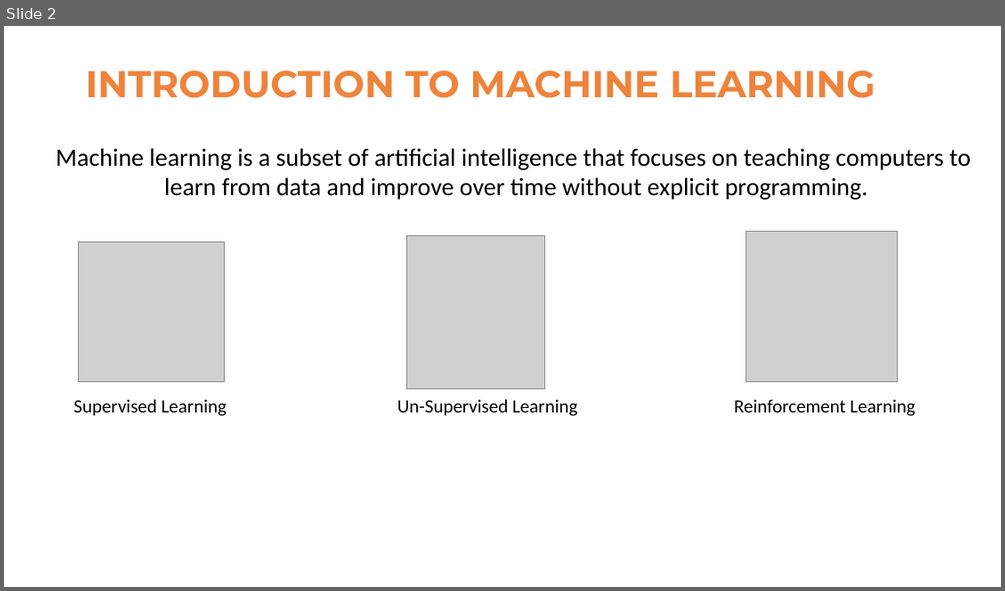
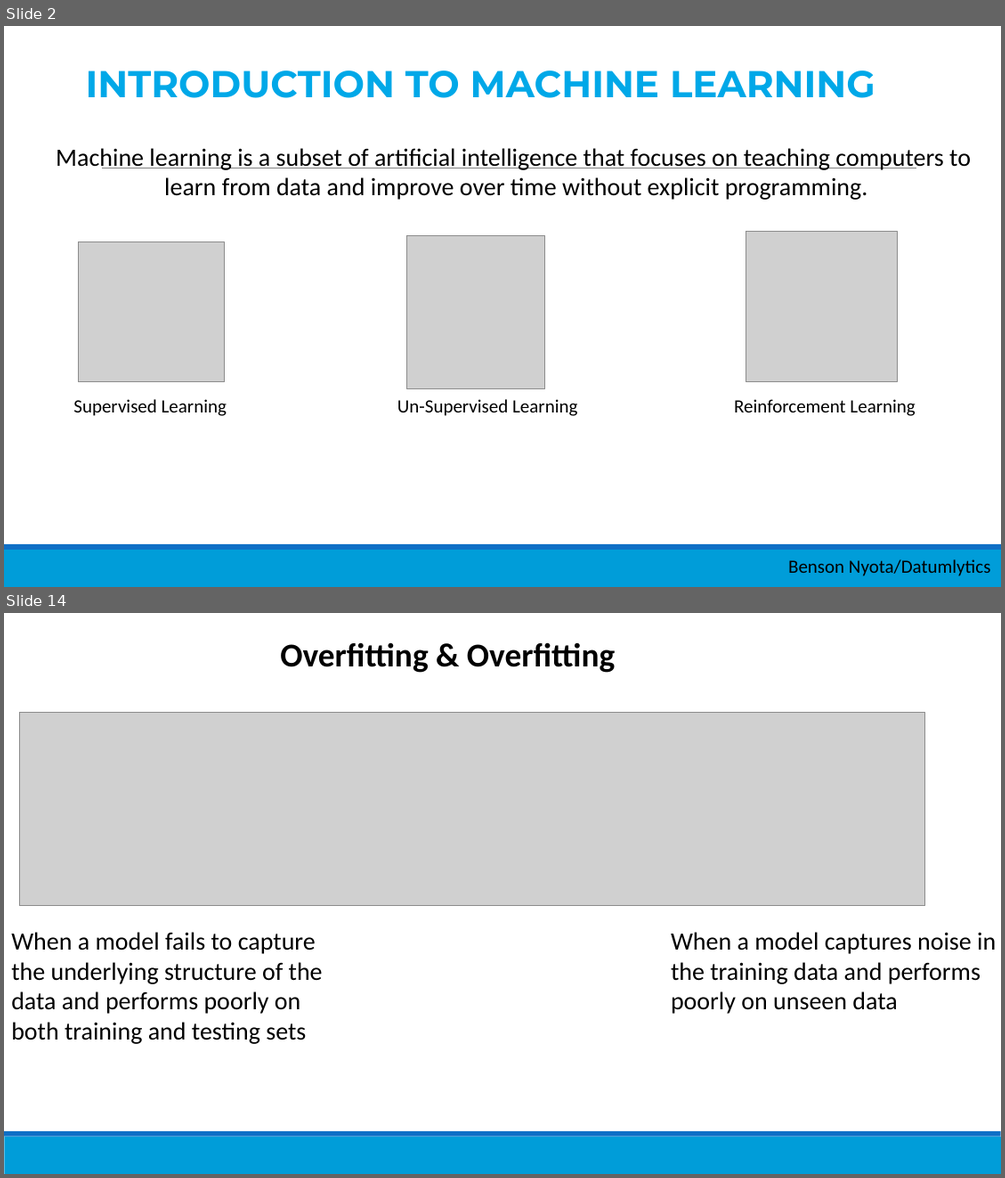
Before and after one commit to Nyotabenson/March24_Resources, a slide deck: 21_Intro... Machine Learning/Introduction_to_ML.pptx. Shown one above the other, each under a label of ours: slide 2 before the commit, slides 2 and 14 after it; the slides between them are not shown. The pictures are 1005x591 and 1005x1178 pixels, drawn with LibreOffice and Linux fonts; fonts in the diff are those of the drawing; grey boxes stand for pictures. Boxes give left, top, right and bottom in pixels: in the first picture for what was removed or moved away, otherwise in the second. Text is boxed around its words. In the diff, an @@ line names an element or a change of style, - is before the commit and + after.

```diff
--- a/21_Intro... Machine Learning/Introduction_to_ML.pptx
+++ b/21_Intro... Machine Learning/Introduction_to_ML.pptx
@@ slide 14 added at [4, 613, 1001, 1174], background #FFFFFF; not listed: 2 template elements that a slide beside it also shows @@
@@ text added at [280, 642, 615, 673], 32 pt, text #000000, bold @@
+Overfitting & Overfitting
@@ picture added at [19, 713, 925, 906] @@
@@ text added at [11, 932, 323, 1044], 24 pt, text #000000 @@
+When a model fails to capture the underlying structure of the data and performs poorly on both training and testing sets
@@ text added at [671, 932, 995, 1013], 24 pt, text #000000 @@
+When a model captures noise in the training data and performs poorly on unseen data
@@ slide 2 changed as well @@
@@ text "INTRODUCTION TO MACHINE LEARNING" at [86, 70, 875, 98]: text colour gradient #FF0000 to #EE843B to #9E480E to gradient #FF0000 to #00A8E8 to #005E82, letter outline #B5D2EC 0.75 pt to #83BFF6 0.75 pt @@
@@ line added from (102, 168) to (917, 168), #808080 0.5 pt @@
@@ rectangle added at [4, 549, 1001, 587], fill #009DD9 @@
@@ rectangle added at [4, 544, 1001, 549], fill #0F6FC6 @@
@@ text added at [788, 559, 991, 576], 18 pt, text #000000 @@
+Benson Nyota/Datumlytics
```
Also in this commit, not shown: 5 other slides changed, 8 other slides added, 6 slides removed, 3 other files.
